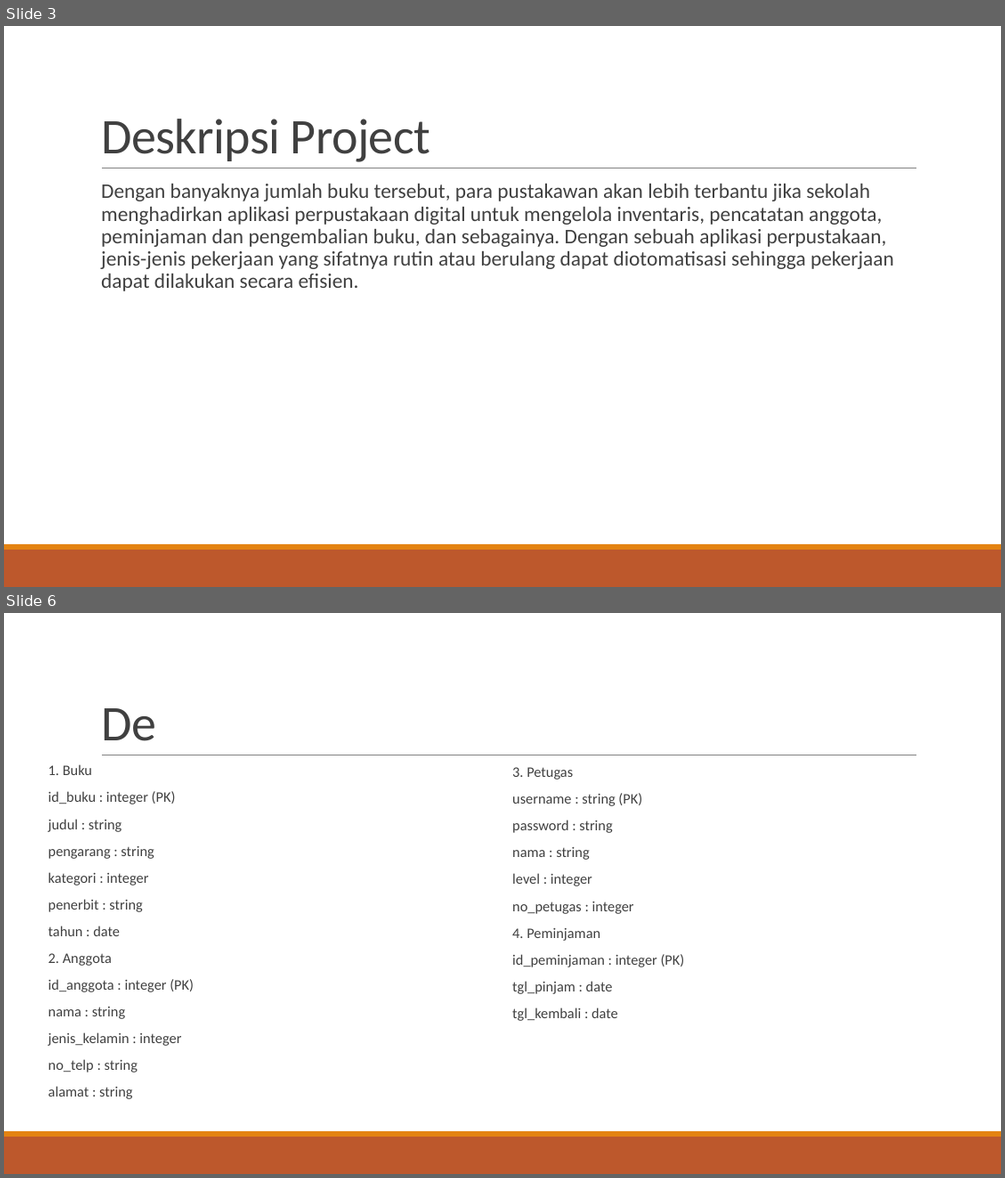
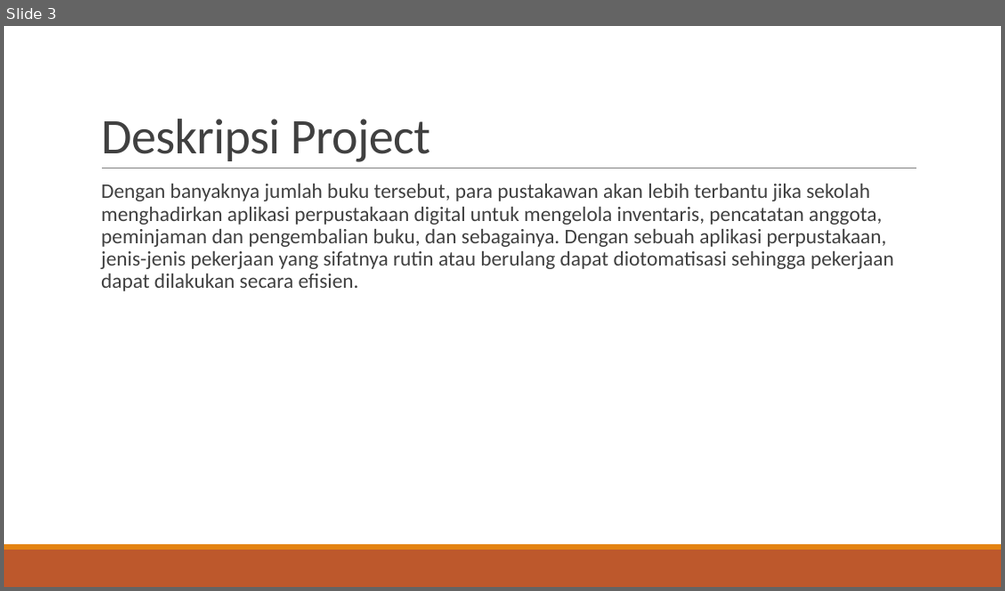
Before and after one commit to hafizs08/java_Hafizs-Fauzi-Ritonga, a slide deck: MINI project/Hafizs Fauzi Ritonga.pptx. Shown one above the other, each under a label of ours: slides 3 and 6 before the commit, slide 3 after it; the slides between them are not shown. The pictures are 1005x1178 and 1005x591 pixels, drawn with LibreOffice and Linux fonts; fonts in the diff are those of the drawing. Boxes give left, top, right and bottom in pixels: in the first picture for what was removed or moved away, otherwise in the second. Text is boxed around its words. In the diff, an @@ line names an element or a change of style, - is before the commit and + after.

```diff
--- a/MINI project/Hafizs Fauzi Ritonga.pptx
+++ b/MINI project/Hafizs Fauzi Ritonga.pptx
@@ slide 6 removed at [4,613,1001,1174], background #FFFFFF; not listed: 3 template elements that a slide beside it also shows @@
@@ title removed at [101,708,156,741] @@
-De
@@ text removed at [48,764,194,1099] @@
-1. Buku
-id_buku : integer (PK)
-judul : string
-pengarang : string
-kategori : integer
-penerbit : string
-tahun : date
-2. Anggota
-id_anggota : integer (PK)
-nama : string
-jenis_kelamin : integer
-no_telp : string
-alamat : string
@@ text removed at [512,767,685,1021] @@
-3. Petugas
-username : string (PK)
-password : string
-nama : string
-level : integer
-no_petugas : integer
-4. Peminjaman
-id_peminjaman : integer (PK)
-tgl_pinjam : date
-tgl_kembali : date
```
Also in this commit, not shown: 2 slides changed, 5 slides added, 1 other slide removed, 52 other files.
